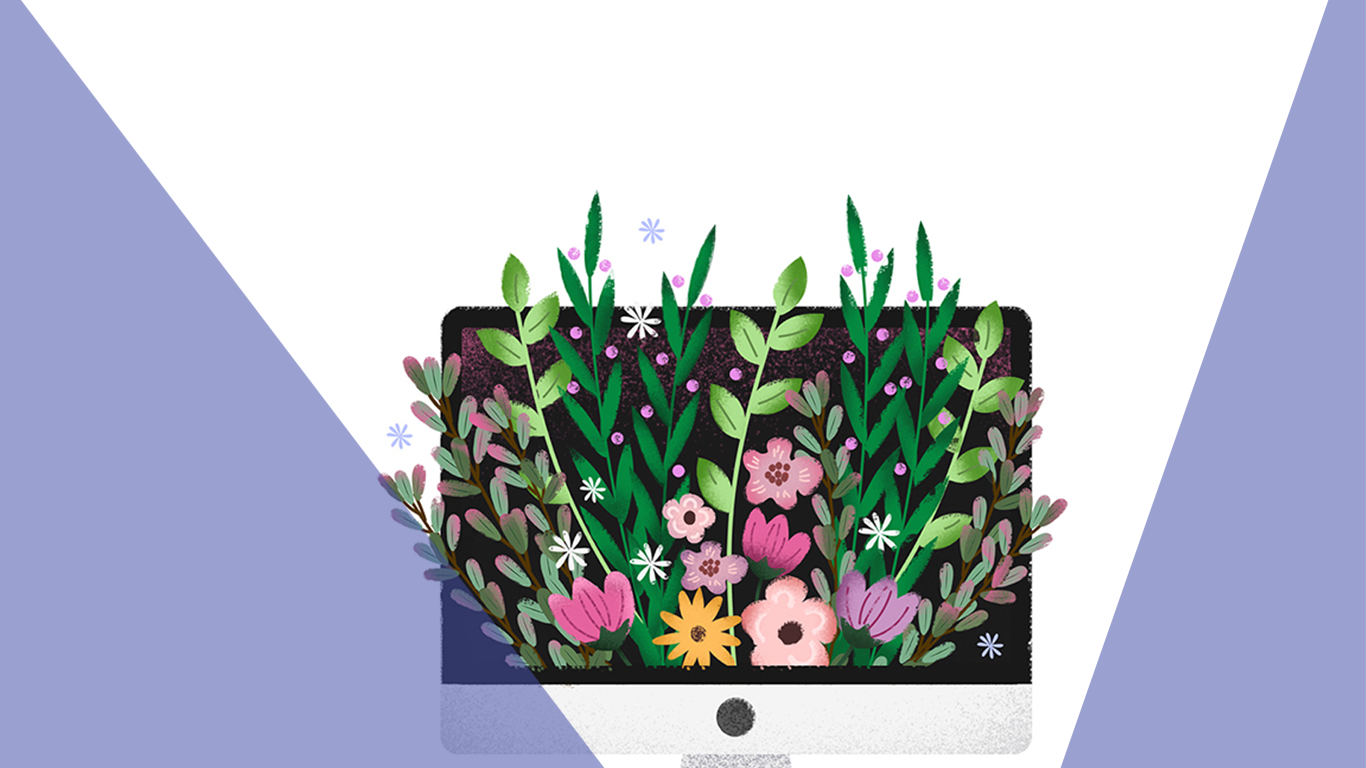
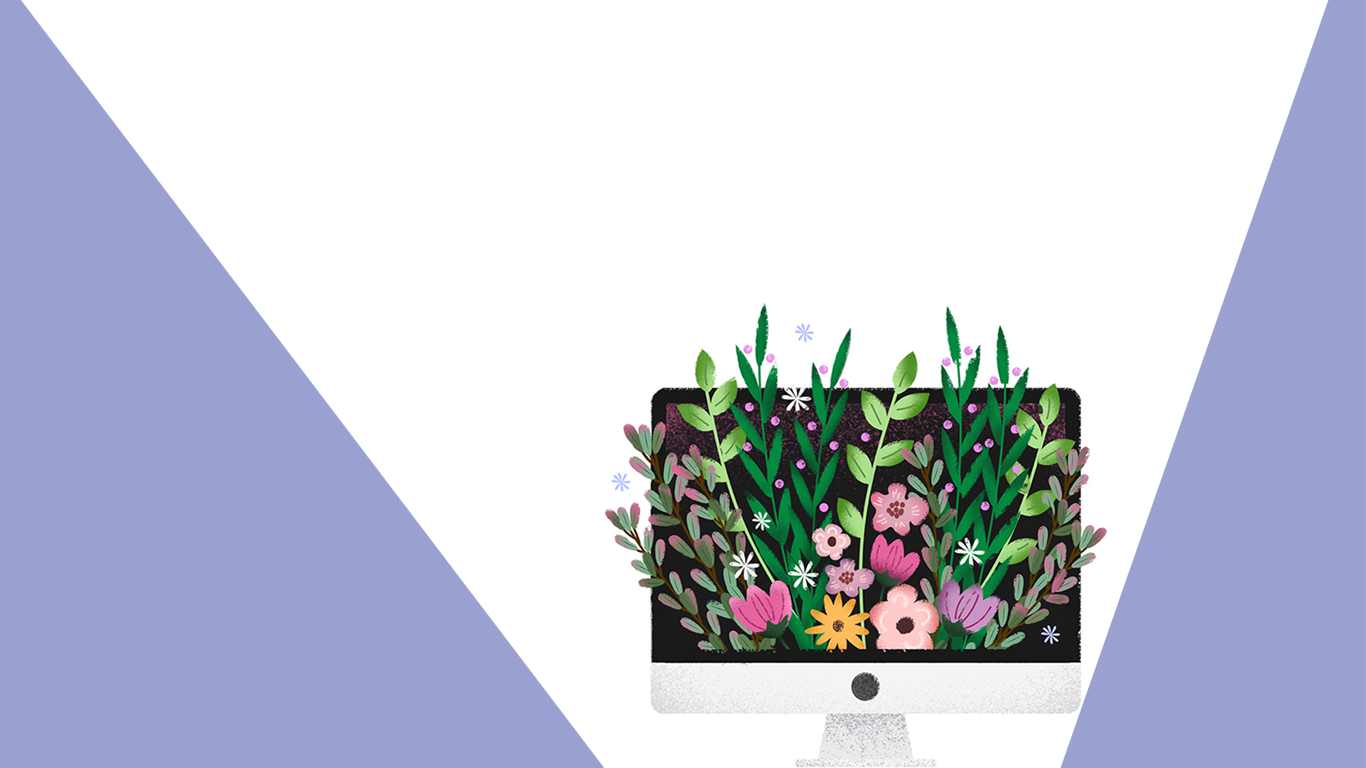
Layer changes from the first 1366x768 image to the second:
painted on "Layer 1" over left=376, top=189, right=1107, bottom=768
